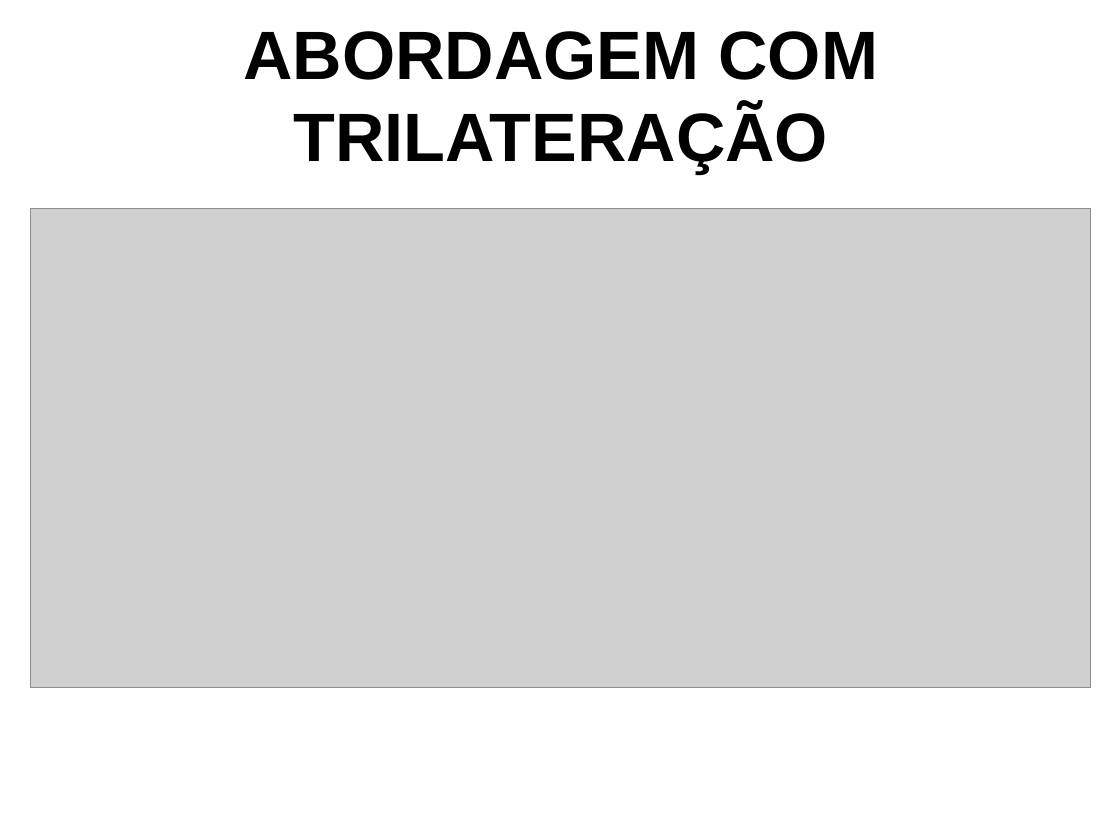
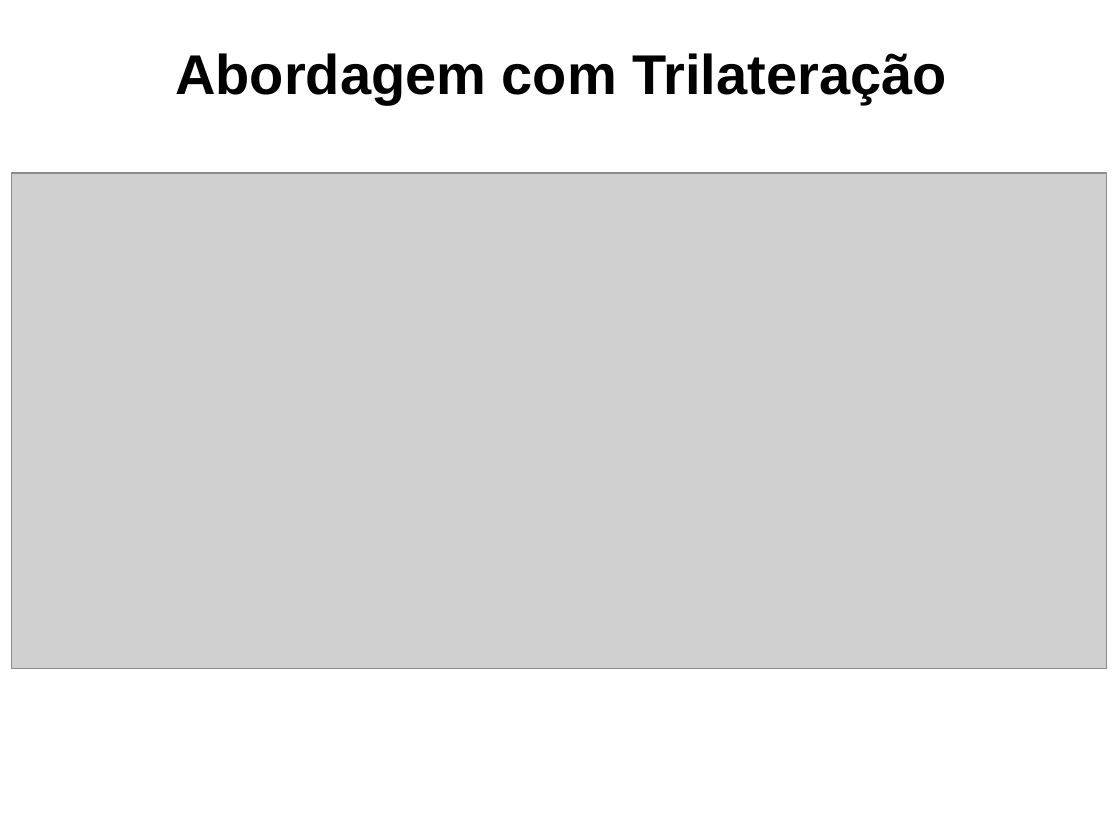
Before and after one commit to dalton-reis/tcc_bcc_2018_2_drkrause_DjonathanRafaelKrause, a slide deck: slide 21 of Textos/ApresentacaoTCC-DjonathanKrause.pptx. Drawn at 1120x840 pixels with LibreOffice and Linux fonts; fonts in the diff are those of the drawing; grey boxes stand for pictures; background and template pictures are left out. Boxes give left, top, right and bottom in pixels: in the first picture for what was removed or moved away, otherwise in the second. Text is boxed around its words. In the diff, an @@ line names an element or a change of style, - is before the commit and + after.

```diff
--- a/Textos/ApresentacaoTCC-DjonathanKrause.pptx
+++ b/Textos/ApresentacaoTCC-DjonathanKrause.pptx
@@ title at <box>175,53,946,103</box>: text changed; size 44 to 36 pt @@
-ABORDAGEM COM TRILATERAÇÃO
+Abordagem com Trilateração
@@ picture: place and size @@
-picture at <box>31,208,1092,688</box>
+picture at <box>11,174,1107,669</box>
```
Also in this commit, not shown: 13 other slides changed, 5 slides added, 46 other files.
